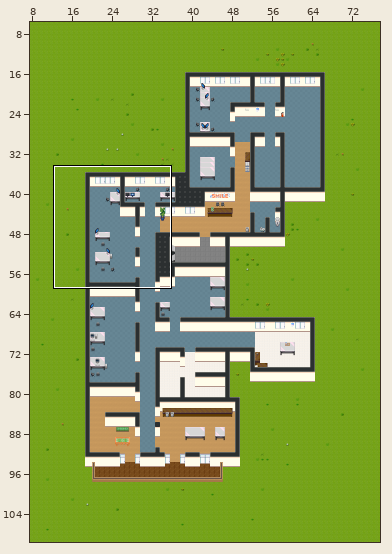
Two versions of a level (Tiled map (JSON), maps/lyon_agency.json). The first picture is a wide view before the edit; the outline marks the close-up.
Close-up. First the earlier version:
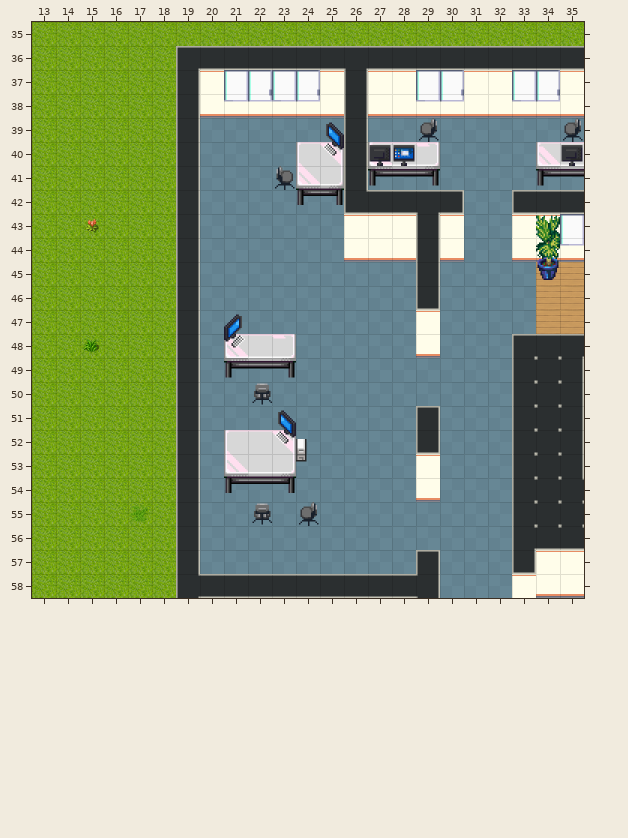
Cells are 32x32 px. Shown: x 13..35, y 35..58. The commit also changed other parts of the map, which this record leaves out.
After the commit:
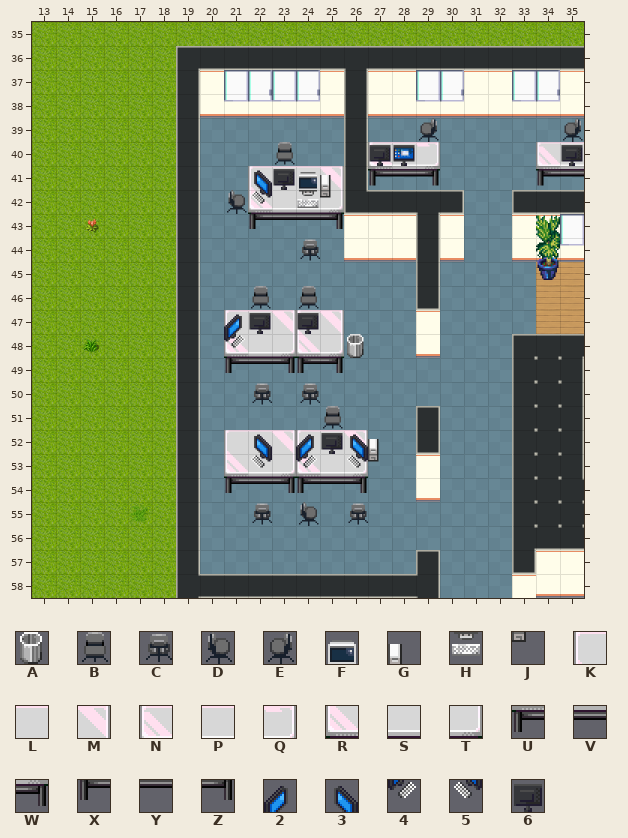
Key: from "office_1": A 96, B 112, C 113, D 114, E 115, F 132, G 133, H 148, J 149, K 152, L 153, M 154, N 155, P 156, Q 157, R 168, S 169, T 170, U 171, V 172, W 173, X 184, Y 185, Z 186, 2 189, 3 190, 4 205, 5 206, 6 243.
_ is an empty cell.
Tiles replaced or removed in this view: 3, 5, D, E, G, J, K, M, N, P, Q, R, T, U, V, W, X, Z.
Tiles of an added or newly shown layer are drawn over the layers below it.
Changes in this commit:
Changed rows in their new state; . is an unchanged cell.
Layer "layer 1":
first column x 21:
40 ..B__..
41 .KLLM..
42 DRSST..
43 .XYYZ..
44 ...C...
46 .B.B...
47 KLMKM..
48 RSTRTA.
49 XYZXZ..
50 ...C...
51 ....B..
52 ...KLMG
53 ...RSTJ
54 ...XYZ.
55 ...D.C.
Layer "layer 2":
first column x 25:
40 _
first column x 23:
52 _
Layer "layer 3" (added):
first column x 23:
41 6
first column x 22:
47 6.6
first column x 25:
52 6
Layer "abovePlayer 1":
first column x 22:
39 ..._
41 3.FG
42 5.HJ
first column x 22:
51 ._...
52 3.2.3
53 5.4.5
